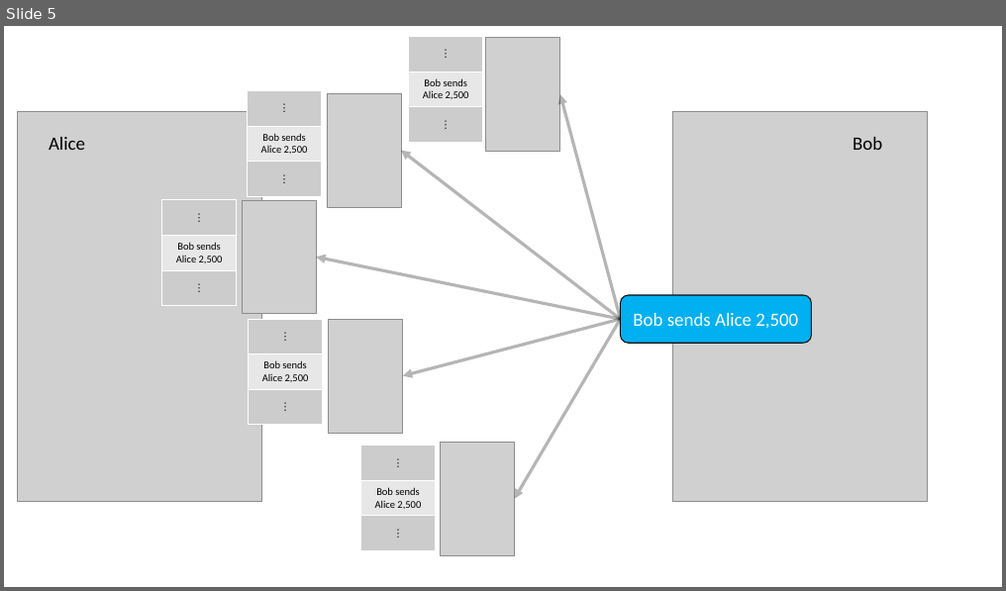
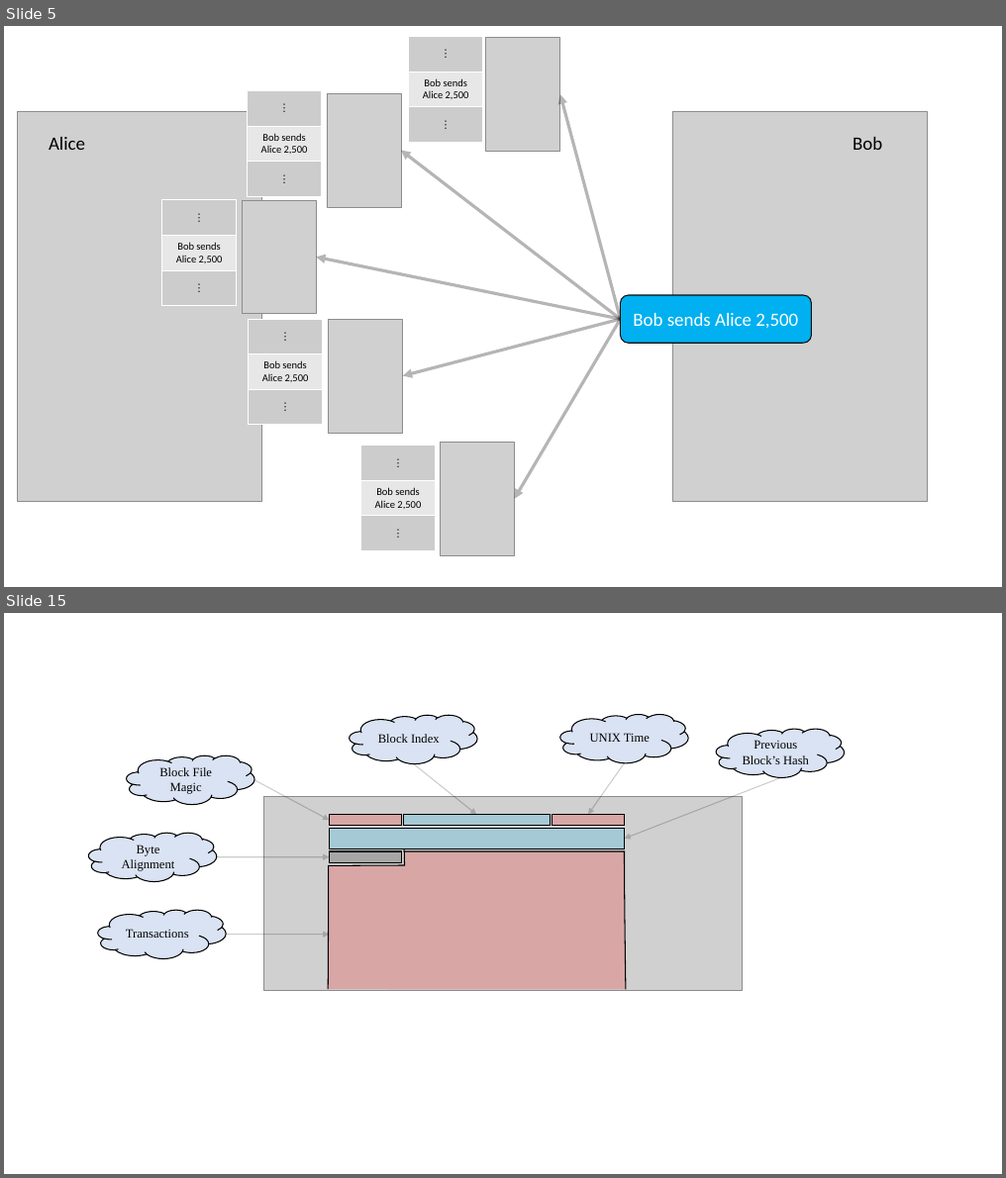
Before and after one commit to Michael-K-Stein/GreenCoin, a slide deck: Thesis/Images/Graphics.pptx. Shown one above the other, each under a label of ours: slide 5 before the commit, slides 5 and 15 after it; the slides between them are not shown. The pictures are 1006x591 and 1006x1178 pixels, drawn with LibreOffice and Linux fonts; fonts in the diff are those of the drawing; grey boxes stand for pictures. Boxes give left, top, right and bottom in pixels: in the first picture for what was removed or moved away, otherwise in the second. Text is boxed around its words. In the diff, an @@ line names an element or a change of style, - is before the commit and + after.

```diff
--- a/Thesis/Images/Graphics.pptx
+++ b/Thesis/Images/Graphics.pptx
@@ slide 15 added at box(4, 613, 1002, 1174), background #FFFFFF @@
@@ group added at box(88, 714, 844, 990): 6 arrows, 6 clouds, 5 rectangles, 1 picture, 1 freeform shape @@
+Block File Magic
+Block Index
+UNIX Time
+Previous Block’s Hash
+Byte Alignment
+Transactions
```
Also in this commit, not shown: 9 other slides added, 1 slide removed, 27 other files.
